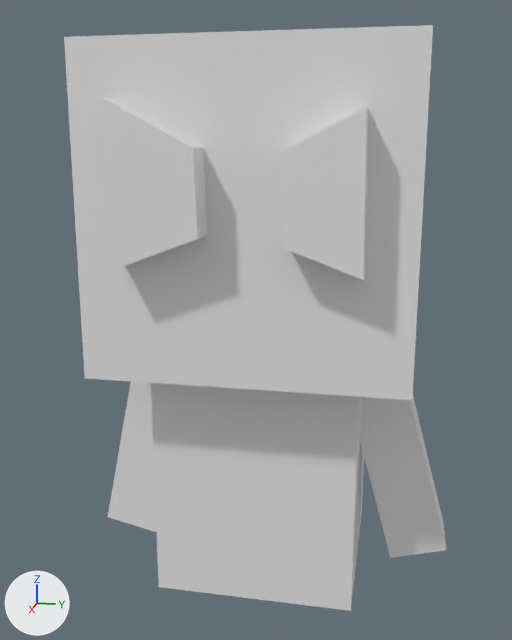
A saved change to the FBX model order of karlindax 3d models in blender/karlindaxdwarf.fbx.
The view is the same before and after, from a camera (50 mm lens) standing at (7.3, 1.3, 3.11) and looking at (0.17, -0.13, 1.33). The lights are fixed; the arrows at lower left show +X, +Y and +Z. The first picture is the older version. Where no turn or scale is listed for an object, it has been applied to the vertices. Vertices at exactly the same position are counted once.
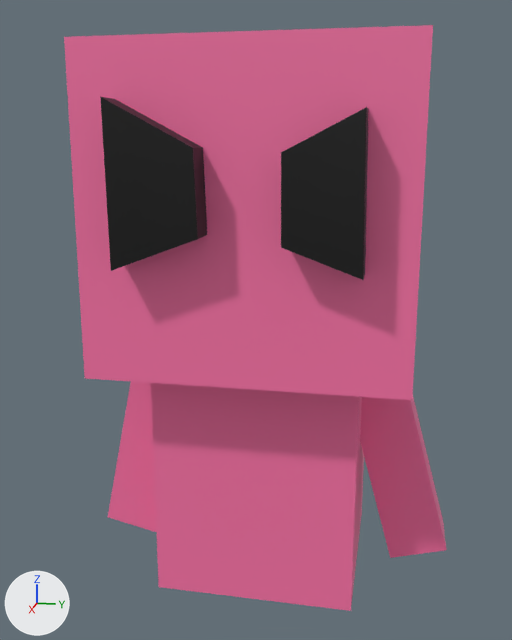
Location of each change, (x1, y1, x2, y2) in pixels of the pictures (512 x 640 px):
'Cube.001', recoloured (white to pink): (151, 383, 364, 611) in both
'Cube.002', recoloured (white to pink): (360, 397, 446, 558) in both
'Cube.003', recoloured (white to pink): (108, 382, 156, 532) in both
part 1 of me_cube, recoloured (white to pink): (64, 25, 433, 400) in both
part 2 of me_cube, recoloured (white to black): (100, 97, 369, 280) in both

What the commit changed:
Material 'skinTone' (mat_skintone) is new.
Its base color is (0.965, 0.175, 0.392) (pink #fb74a8).
Material 'black' (mat_black) is new.
Its base color is (0.0, 0.0, 0.0) (black #000000).
me_cube_003 has 12 vertices, 10 faces and spans x -0.3..0.3, y -0.36..0.67, z -0.36..1.82.
me_cube_003 gains material mat_skintone (pink #fb74a8).
me_cube_001 has 8 vertices, 6 faces and spans x -1.01..1.01, y -1.01..1.01, z -0.01..2.48.
me_cube_001 no longer uses material mat_material (white #e7e7e7).
me_cube_001 gains material mat_skintone (pink #fb74a8).
me_cube has 24 vertices, 18 faces and spans x -1.48..1.78, y -1.48..1.48, z -0.48..2.48.
me_cube is used by ob_cube; location (0.0, 0.0, 1.5).
me_cube part 1: all 8 faces centred in x -1.48..1.48, y -1.48..1.48, z -0.48..2.48 switch from mat_material (white #e7e7e7) to mat_skintone (pink #fb74a8).
me_cube part 2: all 10 faces centred in x 1.63..1.78, y -1.05..1.04, z 0.71..1.79 switch from mat_material (white #e7e7e7) to mat_black (black #000000).
me_cube_002 has 12 vertices, 10 faces and spans x -0.3..0.3, y -0.37..0.77, z -1.81..0.37.
me_cube_002 gains material mat_skintone (pink #fb74a8).
